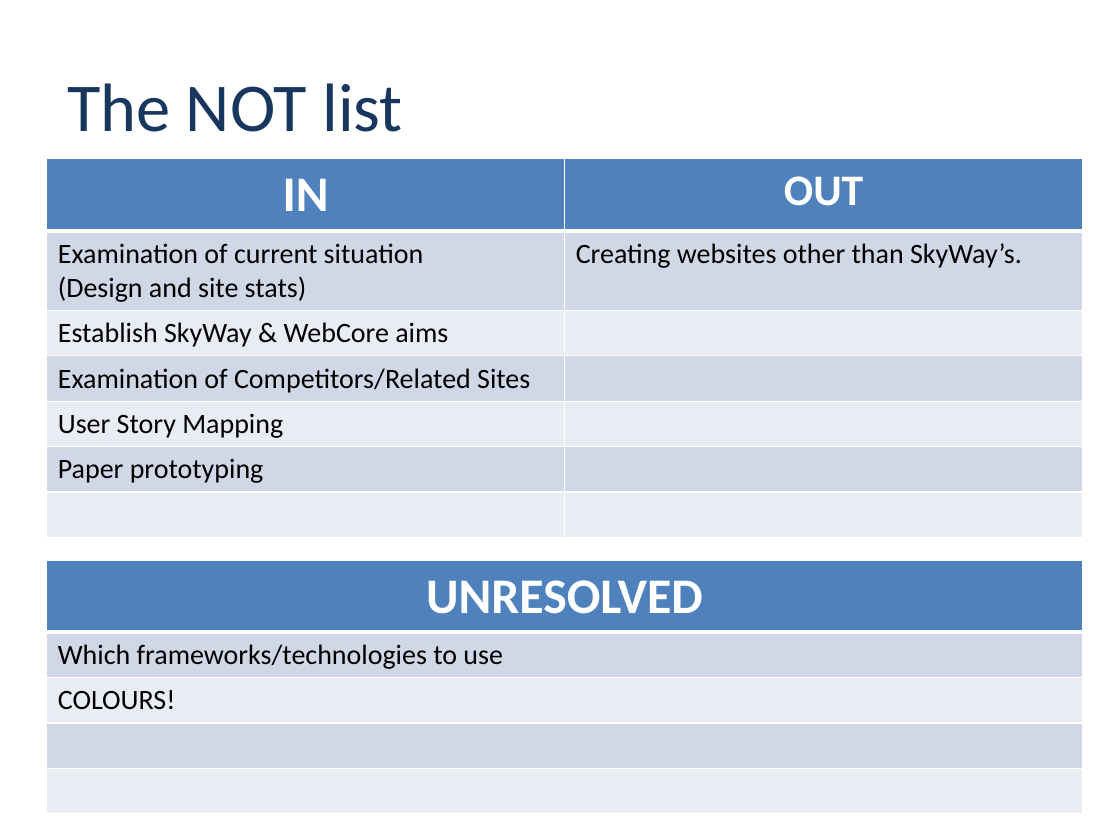
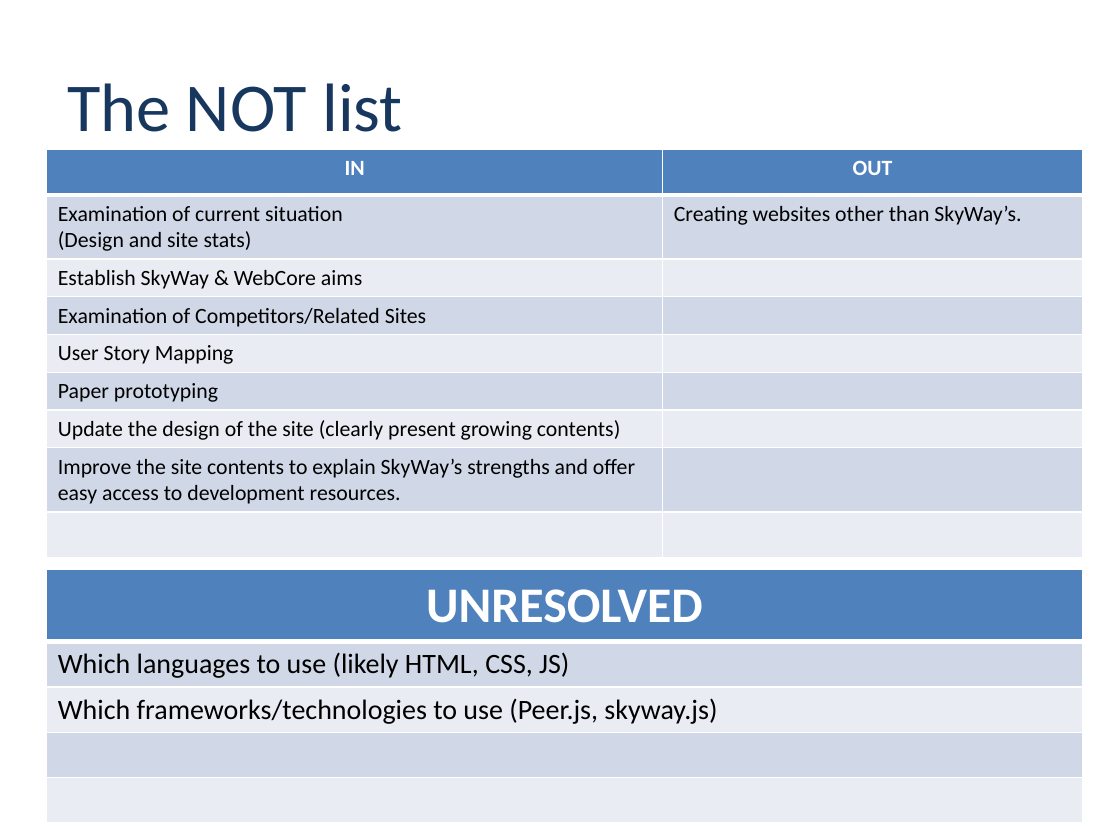
Before and after one commit to nttcom/skyway, a slide deck: slide 5 of skyway-renewal-inception-deck.pptx. Drawn at 1120x840 pixels with LibreOffice and Linux fonts; fonts in the diff are those of the drawing; background and template pictures are left out. Boxes give left, top, right and bottom in pixels: in the first picture for what was removed or moved away, otherwise in the second. Text is boxed around its words. In the diff, an @@ line names an element or a change of style, - is before the commit and + after.

Commit message:
Incorporated several of Otsuya-san's recommended improvements

```diff
--- a/skyway-renewal-inception-deck.pptx
+++ b/skyway-renewal-inception-deck.pptx
@@ table at <box>47,149,1083,553</box> @@
+row 7: Update the design of the site (clearly present growing contents) | 
+row 8: Improve the site contents to explain SkyWay’s strengths and offer easy access to development resources. | 
@@ table: place and size @@
-table at <box>47,159,1082,535</box>
+table at <box>47,149,1083,553</box>
@@ table at <box>47,569,1083,819</box> @@
-row 2, column 1: Which frameworks/technologies to use
+row 2, column 1: Which languages to use (likely HTML, CSS, JS)
-row 3, column 1: COLOURS!
+row 3, column 1: Which frameworks/technologies to use (Peer.js, skyway.js)
@@ table: place and size @@
-table at <box>47,560,1083,810</box>
+table at <box>47,569,1083,819</box>
```
Also in this commit, not shown: 4 other slides changed.
